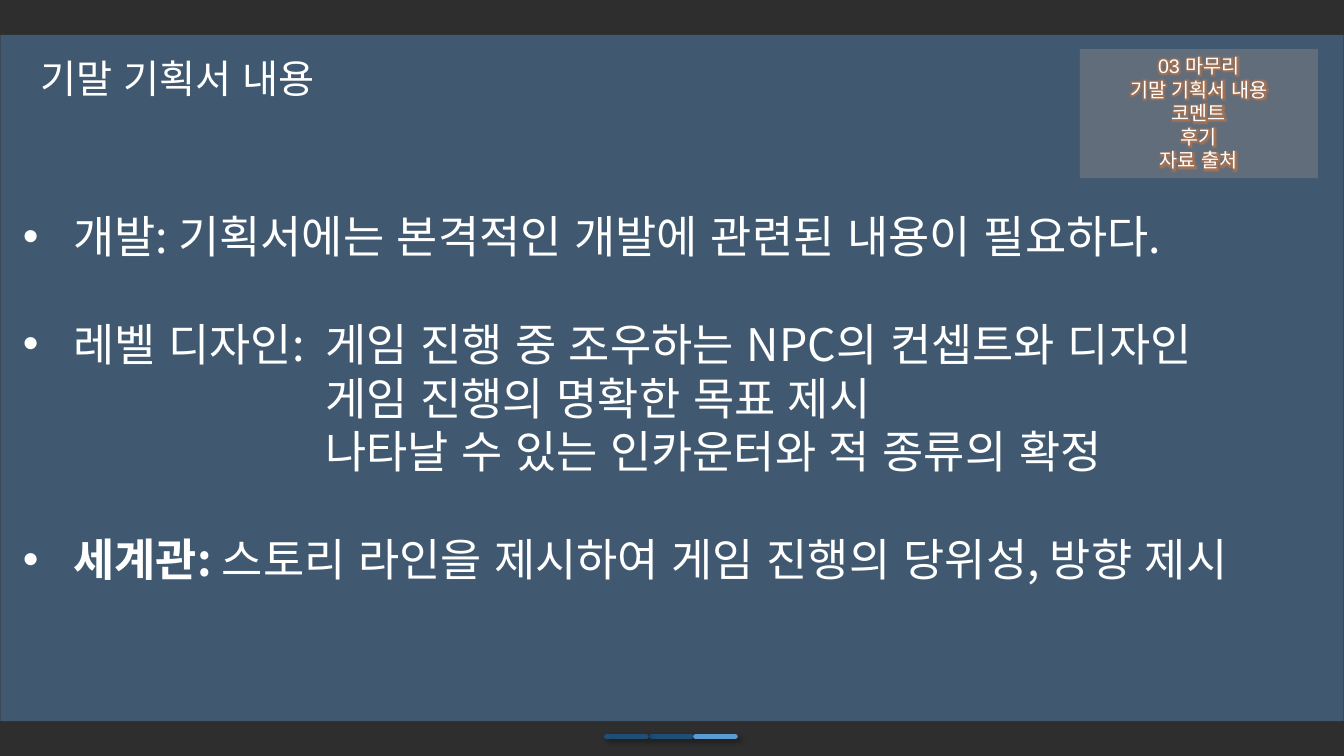
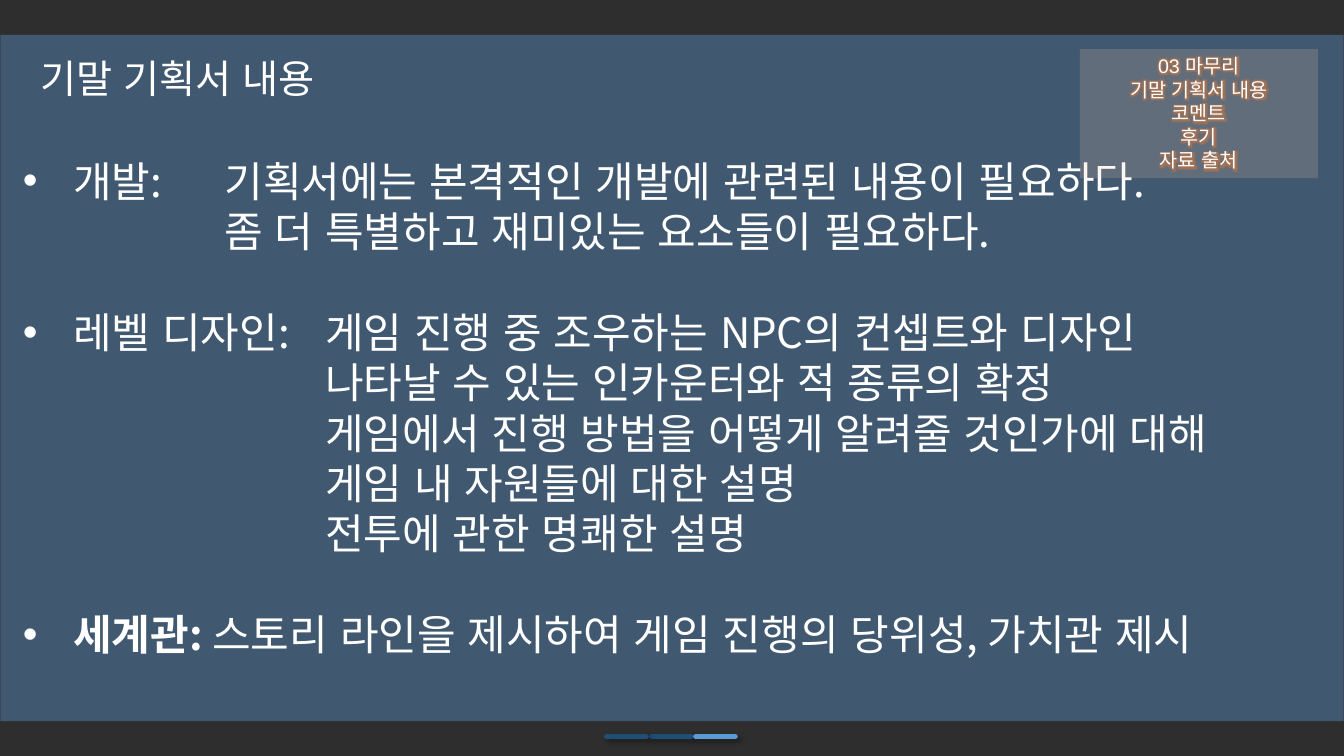
Before and after one commit to iconstudio/2017-Platformer, a slide deck: slide 19 of slides/Cosmos_20171105.pptx (slide 15 before the commit). Drawn at 1344x756 pixels with LibreOffice and Linux fonts; fonts in the diff are those of the drawing; background and template pictures are left out; a plain dark background stands for a picture behind light text. Boxes give left, top, right and bottom in pixels: in the first picture for what was removed or moved away, otherwise in the second. Text is boxed around its words. In the diff, an @@ line names an element or a change of style, - is before the commit and + after.

```diff
--- a/slides/Cosmos_20171105.pptx
+++ b/slides/Cosmos_20171105.pptx
@@ text at (73, 162, 1207, 658): text changed; size 32 to 30 pt @@
-• 개발: 기획서에는 본격적인 개발에 관련된 내용이 필요하다.
-• 레벨 디자인: 게임 진행 중 조우하는 NPC의 컨셉트와 디자인
-  게임 진행의 명확한 목표 제시
-  나타날 수 있는 인카운터와 적 종류의 확정
-• 세계관: 스토리 라인을 제시하여 게임 진행의 당위성, 방향 제시
+• 개발: 기획서에는 본격적인 개발에 관련된 내용이 필요하다.
+  좀 더 특별하고 재미있는 요소들이 필요하다.
+• 레벨 디자인: 게임 진행 중 조우하는 NPC의 컨셉트와 디자인
+  나타날 수 있는 인카운터와 적 종류의 확정
+  게임에서 진행 방법을 어떻게 알려줄 것인가에 대해
+  게임 내 자원들에 대한 설명
+  전투에 관한 명쾌한 설명
+• 세계관: 스토리 라인을 제시하여 게임 진행의 당위성, 가치관 제시
```
Also in this commit, not shown: 4 other slides changed, 4 slides added.
